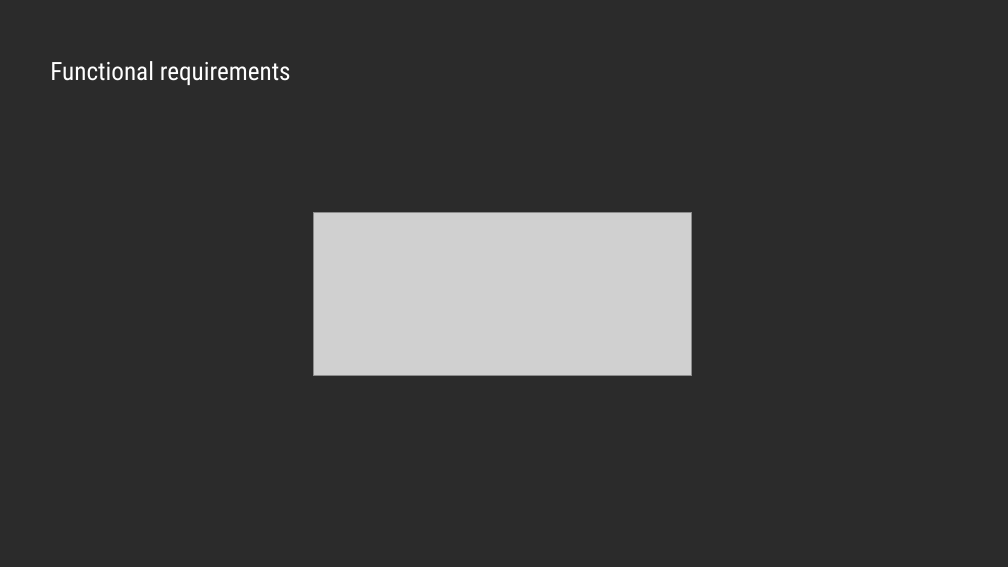
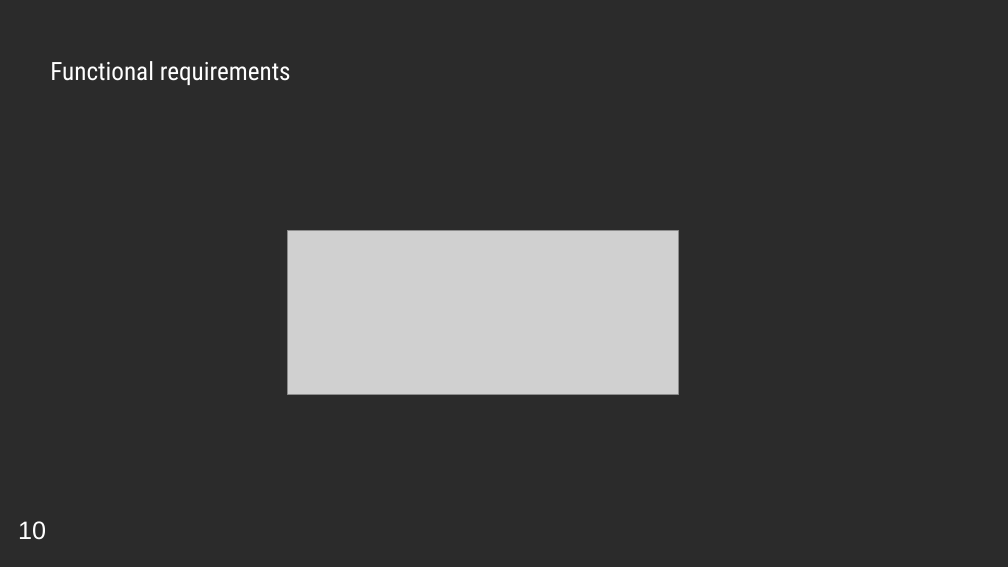
Before and after one commit to YoussifAssem/Genatac, a slide deck: slide 13 of E-Genetics/presentations/SRS (2).pptx (slide 12 before the commit). Drawn at 1008x567 pixels with LibreOffice and Linux fonts; fonts in the diff are those of the drawing; grey boxes stand for pictures; background and template pictures are left out; a plain dark background stands for a picture behind light text. Boxes give left, top, right and bottom in pixels: in the first picture for what was removed or moved away, otherwise in the second. Text is boxed around its words. In the diff, an @@ line names an element or a change of style, - is before the commit and + after.

```diff
--- a/E-Genetics/presentations/SRS (2).pptx
+++ b/E-Genetics/presentations/SRS (2).pptx
@@ picture: place and size @@
-picture at <box>313,212,691,375</box>
+picture at <box>287,231,678,394</box>
@@ text added at <box>18,521,46,540</box>, 18 pt, text #FFFFFF @@
+10
```
Also in this commit, not shown: 15 other slides changed.
